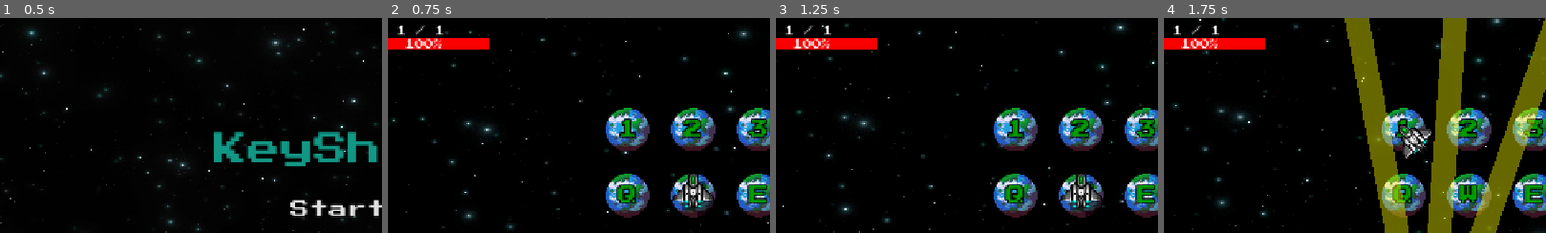
Above: before the commit, frames 1-4 (left to right).
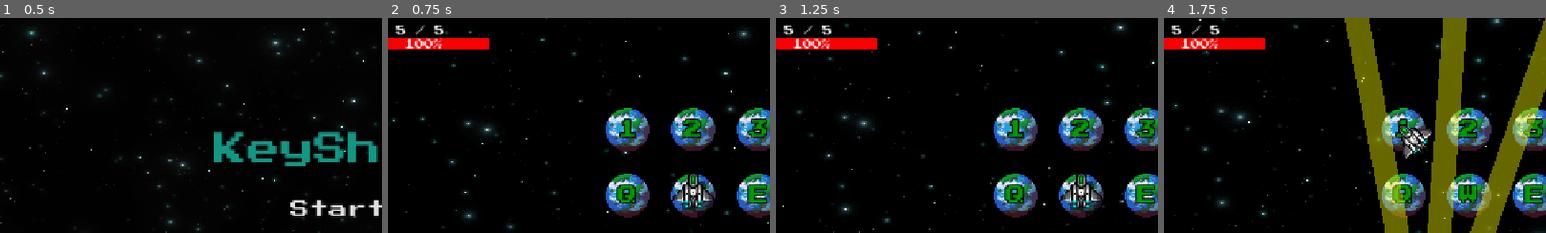
Above: after the commit, the same moments.

Repository: jcote04/CS780Game
Game: Godot game, scene res://scenes/main/main_menu.tscn
Two runs of this game, one before a commit and one after it. Both use one fixed random seed, a clock stepped at 60 frames per second and the inputs below.
Inputs (mouse positions are % of the whole screen's width and height, from its top left):
- Up to frame 1 (0.5 s): no input
- Up to frame 2 (0.75 s): click "Start" at 0.5 s
- Up to frame 3 (1.25 s): no input
- Up to frame 4 (1.75 s): tap Enter at 1.25 s; move the mouse to (72, 45) at 1.27 s; hold D from 1.28 s (still down); tap 1 at 1.35 s
The pictures show only the part of the screen within x 6-56%, y 1-51%; the shares and areas given below are measured in that part.

Frame 1 is identical in both runs. In frame 2, 0.2% of the frame differs, in the area x 2-15%, y 3-8%; in frame 3, 0.2%; in frame 4, 0.2%.

Commit message:
Fix player health

Diff:
--- a/scripts/player/player.gd
+++ b/scripts/player/player.gd
@@ -9,7 +9,7 @@
 
 @export var grid_node: NodePath
 @export var move_speed := 400.0
-@export var max_health := 1
+@export var max_health := 5
 @export var invincible_time := 0.4
 
 var audio_hurt: AudioStreamPlayer
